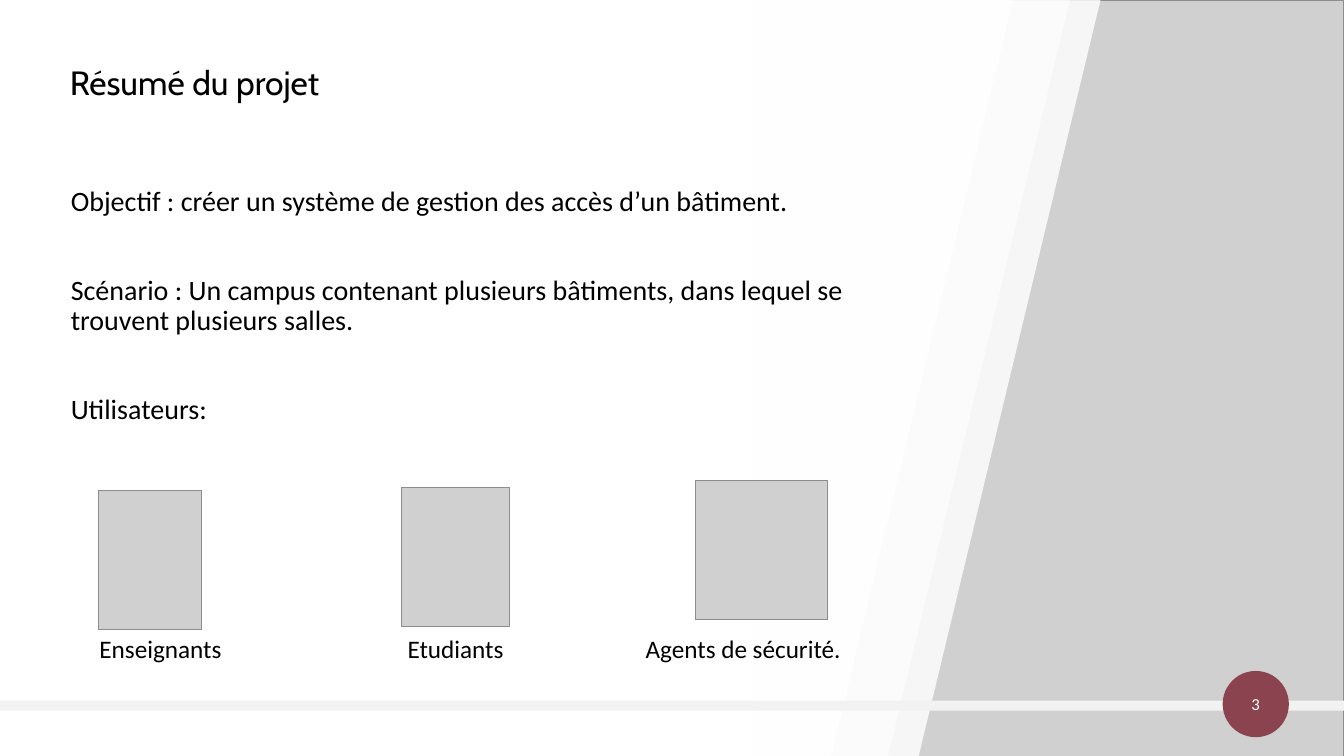
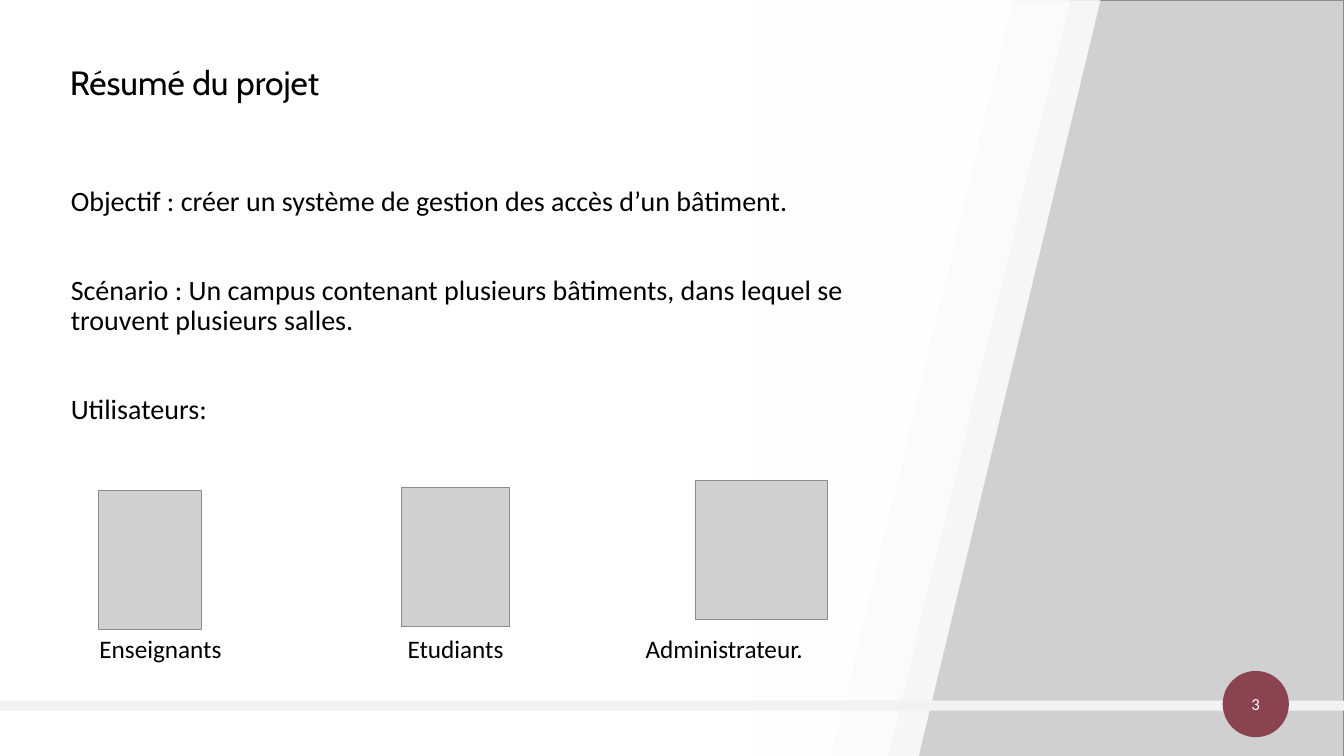
Before and after one commit to AlexandreSaxemard/GestionAccesBatiment, a slide deck: slide 3 of Docs/Gestion des accès au bâtiment.pptx. Drawn at 1344x756 pixels with LibreOffice and Linux fonts; fonts in the diff are those of the drawing; grey boxes stand for pictures. Boxes give left, top, right and bottom in pixels: in the first picture for what was removed or moved away, otherwise in the second. Text is boxed around its words. In the diff, an @@ line names an element or a change of style, - is before the commit and + after.

Commit message:
Présentation projet

```diff
--- a/Docs/Gestion des accès au bâtiment.pptx
+++ b/Docs/Gestion des accès au bâtiment.pptx
@@ text at bbox=[99, 640, 803, 663]: text changed @@
-Enseignants Etudiants Agents de sécurité.
+Enseignants Etudiants Administrateur.
```
Also in this commit, not shown: 7 other slides changed, 1 slide added.
